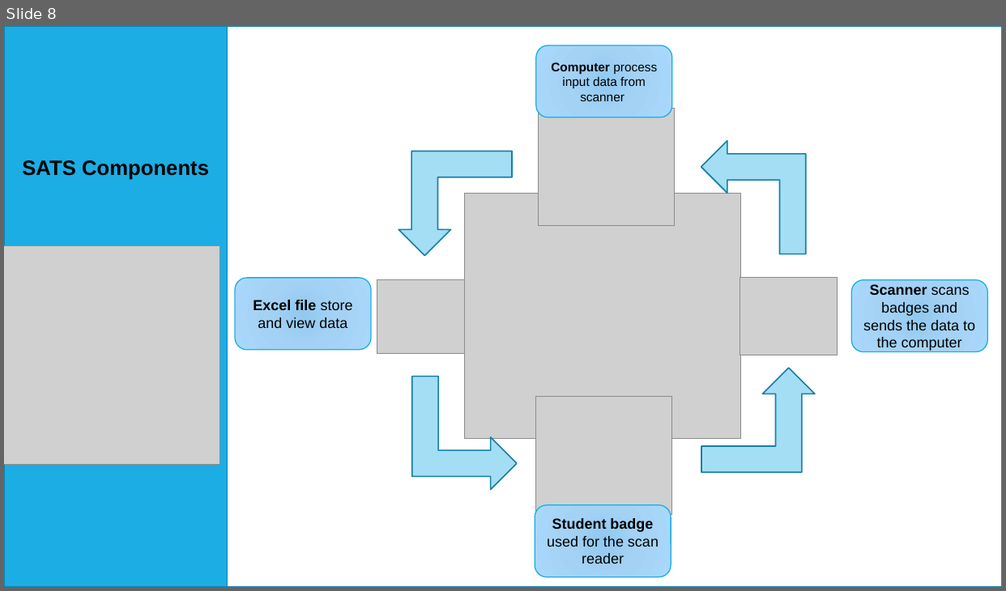
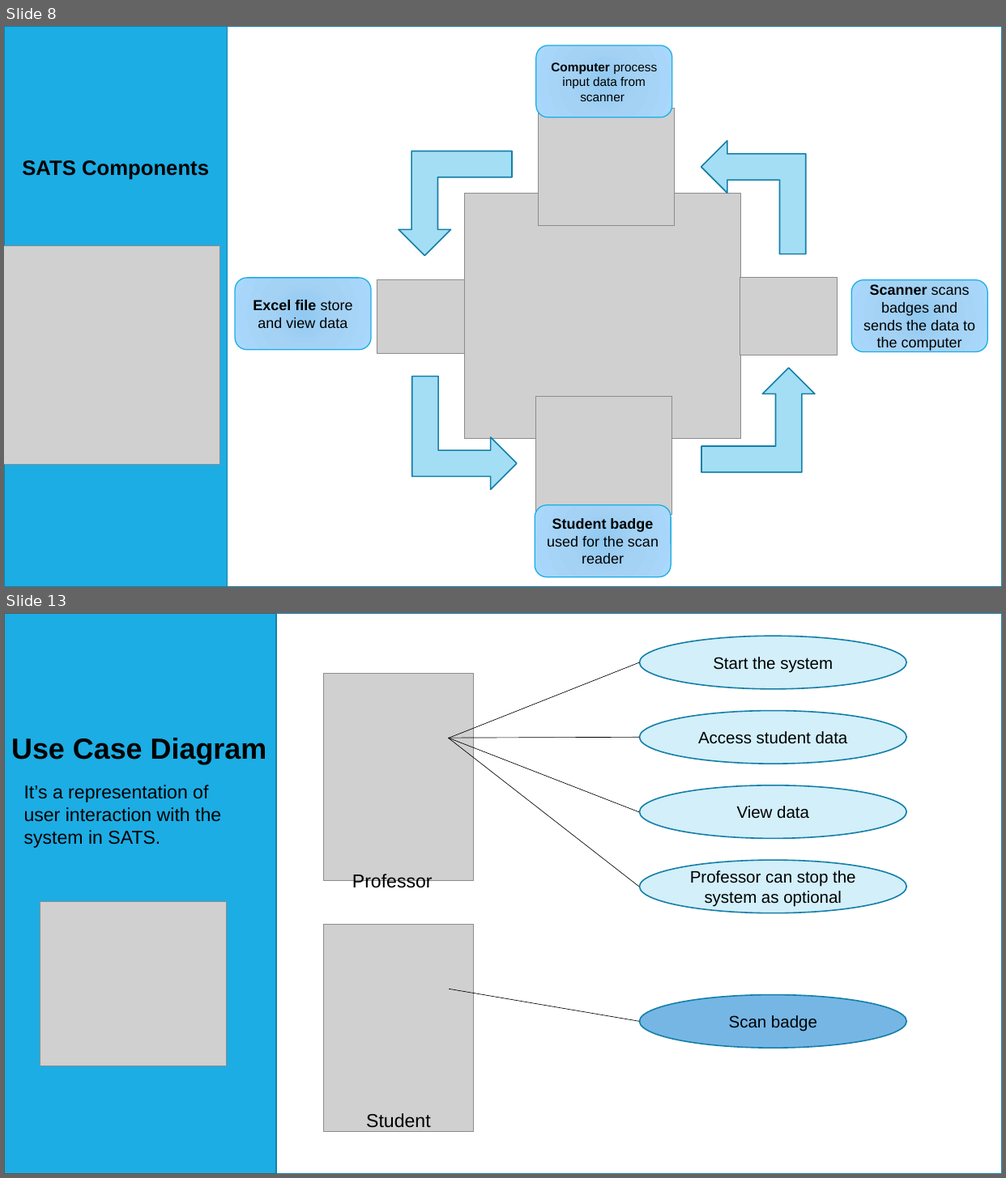
Before and after one commit to hashem-ali/SATS, a slide deck: ProjectPhases/Project-Phase-03-CS310-F-171.pptx. Shown one above the other, each under a label of ours: slide 8 before the commit, slides 8 and 13 after it; the slides between them are not shown. The pictures are 1006x591 and 1006x1178 pixels, drawn with LibreOffice and Linux fonts; fonts in the diff are those of the drawing; grey boxes stand for pictures. Boxes give left, top, right and bottom in pixels: in the first picture for what was removed or moved away, otherwise in the second. Text is boxed around its words. In the diff, an @@ line names an element or a change of style, - is before the commit and + after.

```diff
--- a/ProjectPhases/Project-Phase-03-CS310-F-171.pptx
+++ b/ProjectPhases/Project-Phase-03-CS310-F-171.pptx
@@ slide 13 added at <box>4,613,1002,1174</box>, background #FFFFFF; not listed: 1 template element that a slide beside it also shows @@
@@ rectangle added at <box>4,613,276,1174</box>, fill #1CADE4, outline #565656 1.25 pt @@
@@ rectangle added at <box>276,613,1002,1174</box>, fill #FFFFFF, outline #1580A9 1.25 pt @@
@@ ellipse added at <box>640,636,907,689</box>, fill #D2EFFA, outline #1580A9 1.25 pt, 16 pt, text #000000 @@
+Start the system
@@ picture added at <box>324,673,474,880</box> @@
@@ line added from (448, 738) to (640, 662), #000000 0.5 pt @@
@@ ellipse added at <box>640,710,907,764</box>, fill #D2EFFA, outline #1580A9 1.25 pt, 16 pt, text #000000 @@
+Access student data
@@ text added at <box>11,738,267,764</box>, 28 pt, text #000000, bold @@
+Use Case Diagram
@@ line added from (448, 738) to (639, 887), #000000 0.5 pt @@
@@ line added from (448, 738) to (639, 812), #000000 0.5 pt @@
@@ line added from (449, 738) to (640, 737), #000000 0.5 pt @@
@@ text added at <box>24,785,221,848</box>, 18 pt, text #000000 @@
+It’s a representation of user interaction with the system in SATS.
@@ ellipse added at <box>640,786,907,838</box>, fill #D2EFFA, outline #1580A9 1.25 pt, 16 pt, text #000000 @@
+View data
@@ text added at <box>352,874,432,892</box>, 18 pt, text #000000 @@
+Professor
@@ ellipse added at <box>640,860,907,914</box>, fill #D2EFFA, outline #1580A9 1.25 pt, 16 pt, text #000000 @@
+Professor can stop the system as optional
@@ picture added at <box>40,902,226,1066</box> @@
@@ picture added at <box>324,924,474,1131</box> @@
@@ line added from (449, 989) to (640, 1022), #000000 0.5 pt @@
@@ ellipse added at <box>640,995,907,1048</box>, fill #75B6E5, outline #1580A9 1.25 pt, 16 pt, text #000000 @@
+Scan badge
@@ text added at <box>366,1114,431,1128</box>, 18 pt, text #000000 @@
+Student
```
Also in this commit, not shown: 5 slides changed, 9 other slides added.
